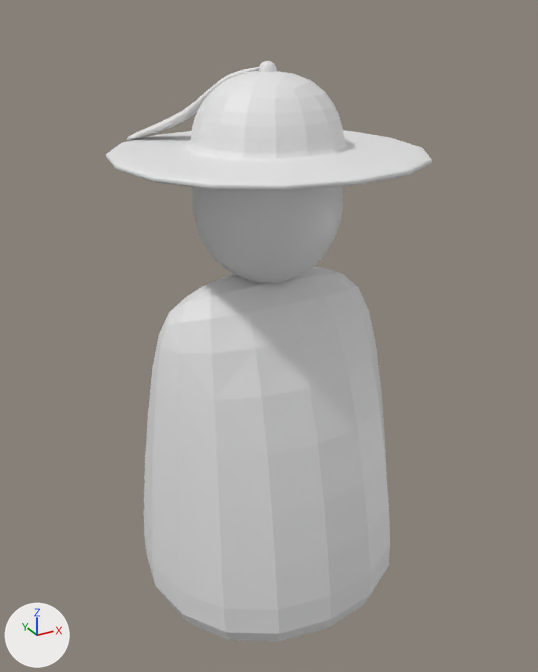
A saved change to the Blender file 모델링 작업/장기말_플레이어.blend.
Camera for both pictures: a camera (50 mm lens) standing at (-1.111, -2.028, 1.976) and looking at (0.004, -0.001, 0.962). Arrows for +X, +Y and +Z are at lower left; the lights stay in place.

Before the edit, the objects in view are built like this:
```python
me_cube_002 = bpy.data.meshes.new('Cube.002')
me_cube_002.from_pydata(...)  # 14 vertices, 13 faces; spans x -0.53..0.53, y -0.516..0.516, z 0.0..1.312
me_cube_004 = bpy.data.meshes.new('Cube.004')
me_cube_004.from_pydata(...)  # 37 vertices, 34 faces; spans x -0.524..0.524, y -0.524..0.524, z 1.559..1.928
# before: 0 (-0.03, -0.03, 1.782), 1 (-0.03, -0.03, 1.842), 2 (-0.03, 0.03, 1.782), 3 (-0.03, 0.03, 1.842), 4 (0.03, -0.03, 1.782)
# before: 5 (0.03, -0.03, 1.842), 6 (0.03, 0.03, 1.782), 7 (0.03, 0.03, 1.842)
me_cube_005 = bpy.data.meshes.new('Cube.005')
me_cube_005.from_pydata(...)  # 21 vertices, 21 faces; spans x -0.361..0.004, y -0.001..0.456, z 1.556..1.825
ob_body = bpy.data.objects.new('body', me_cube_002)
ob_body.location = (0.0, 0.0, 0.0)
_m = ob_body.modifiers.new('Subdivision', 'SUBSURF')
_m.levels = 4
ob_cube_003 = bpy.data.objects.new('Cube.003', me_cube_004)
ob_cube_003.location = (0.0, 0.0, 0.0)
_m = ob_cube_003.modifiers.new('Subdivision', 'SUBSURF')
_m.levels = 4
ob_cube_004 = bpy.data.objects.new('Cube.004', me_cube_005)
ob_cube_004.location = (0.0, 0.0, 0.0)
_m = ob_cube_004.modifiers.new('Subdivision', 'SUBSURF')
_m.levels = 4
# also in view: 'head' at (0.0, 0.0, 1.389)
```
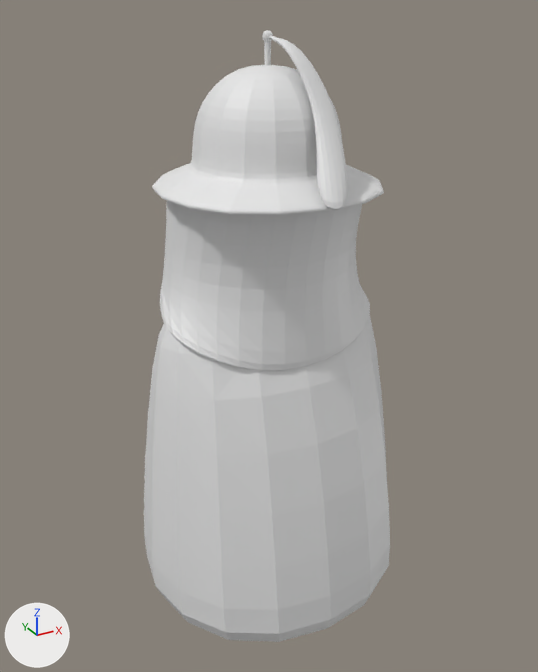
Where the change shows, as pixel boxes [x1, y1, x2, y2] in the pictures (538 x 672 px):
'Cube', added: after [160, 201, 370, 370]
'Cube.003', reshaped (29% narrower, 42% taller): before [106, 61, 432, 191]; after [152, 30, 384, 215]
'Cube.004', reshaped (40% narrower, 133% taller): before [126, 67, 259, 141]; after [269, 36, 348, 210]
part 1 of me_cube_004, rebuilt: before [106, 71, 432, 191]; after [152, 65, 384, 215]
part 2 of me_cube_004, added: after [262, 30, 273, 65]
part 3 of me_cube_004, deleted: before [258, 61, 277, 72]
'head', unchanged, covered by the edit: before [193, 186, 343, 283]

The change, as a diff of the scene's bpy script:
```diff
--- a/모델링 작업/장기말_플레이어.blend.py
+++ b/모델링 작업/장기말_플레이어.blend.py
@@ me_cube_004 @@
 # used by ob_cube_003; location = (0.0, 0.0, 0.0)
 # verts and faces of me_cube_004; kept vertices keep their numbers, new ones are numbered from 37
-me_cube_004.from_pydata(...)  # 37 vertices, 34 faces; spans x -0.524..0.524, y -0.524..0.524, z 1.559..1.928
+me_cube_004.from_pydata(...)  # 53 vertices, 51 faces; spans x -0.383..0.383, y -0.383..0.383, z 1.464..1.921
+# me_cube_004 part 1: the loose piece of 29 vertices spanning x -0.524..0.524, y -0.524..0.524, z 1.559..1.928 is rebuilt with 33 vertices and now spans x -0.383..0.383, y -0.383..0.383, z 1.464..1.88
+# me_cube_004 part 2: a new loose piece of 20 vertices spanning x -0.018..0.018, y -0.018..0.018, z 1.78..1.921
+# me_cube_004 part 3
+delete_vertices([*range(0, 8)])  # with the faces that use them
@@ me_cube_005 @@
 me_cube_005.from_pydata(...)  # 21 vertices, 21 faces; spans x -0.361..0.004, y -0.001..0.456, z 1.556..1.825
 # used by ob_cube_004; location = (0.0, 0.0, 0.0)
-me_cube_005.vertices[0].co = (-0.306, 0.41, 1.556)
-me_cube_005.vertices[1].co = (-0.005, -0.001, 1.82)
-me_cube_005.vertices[2].co = (-0.006, -0.001, 1.825)
-me_cube_005.vertices[3].co = (0.004, 0.005, 1.82)
-me_cube_005.vertices[4].co = (0.003, 0.006, 1.825)
-me_cube_005.vertices[5].co = (-0.01, 0.027, 1.811)
-me_cube_005.vertices[6].co = (-0.01, 0.027, 1.819)
-me_cube_005.vertices[7].co = (-0.022, 0.017, 1.811)
-me_cube_005.vertices[8].co = (-0.023, 0.018, 1.819)
-me_cube_005.vertices[9].co = (-0.068, 0.146, 1.776)
-me_cube_005.vertices[10].co = (-0.111, 0.099, 1.802)
-me_cube_005.vertices[11].co = (-0.066, 0.142, 1.804)
-me_cube_005.vertices[12].co = (-0.113, 0.103, 1.773)
-me_cube_005.vertices[13].co = (-0.199, 0.366, 1.604)
-me_cube_005.vertices[14].co = (-0.294, 0.294, 1.604)
-me_cube_005.vertices[15].co = (-0.361, 0.384, 1.592)
-me_cube_005.vertices[16].co = (-0.266, 0.456, 1.592)
-me_cube_005.vertices[17].co = (-0.11, 0.257, 1.648)
-me_cube_005.vertices[18].co = (-0.182, 0.207, 1.678)
-me_cube_005.vertices[19].co = (-0.115, 0.258, 1.678)
-me_cube_005.vertices[20].co = (-0.183, 0.203, 1.648)
+# me_cube_005 part 4
+me_cube_005.vertices[0].co = (0.002, -0.378, 1.447)
+me_cube_005.vertices[1].co = (0.006, 0.002, 1.907)
+me_cube_005.vertices[2].co = (0.006, 0.001, 1.912)
+me_cube_005.vertices[3].co = (-0.005, 0.0, 1.907)
+me_cube_005.vertices[4].co = (-0.005, -0.002, 1.912)
+me_cube_005.vertices[5].co = (-0.002, -0.022, 1.892)
+me_cube_005.vertices[6].co = (-0.001, -0.025, 1.899)
+me_cube_005.vertices[7].co = (0.014, -0.018, 1.893)
+me_cube_005.vertices[8].co = (0.014, -0.021, 1.9)
+me_cube_005.vertices[9].co = (0.002, -0.109, 1.867)
+me_cube_005.vertices[10].co = (0.06, -0.089, 1.898)
+me_cube_005.vertices[11].co = (0.001, -0.112, 1.895)
+me_cube_005.vertices[12].co = (0.06, -0.087, 1.87)
+me_cube_005.vertices[13].co = (-0.054, -0.302, 1.518)
+me_cube_005.vertices[14].co = (0.061, -0.274, 1.525)
+me_cube_005.vertices[15].co = (0.088, -0.379, 1.493)
+me_cube_005.vertices[16].co = (-0.027, -0.407, 1.486)
+me_cube_005.vertices[17].co = (0.041, -0.208, 1.7)
+me_cube_005.vertices[18].co = (0.126, -0.198, 1.734)
+me_cube_005.vertices[19].co = (0.045, -0.218, 1.729)
+me_cube_005.vertices[20].co = (0.129, -0.186, 1.705)
@@ me_cube @@
+me_cube.from_pydata(...)  # 44 vertices, 33 faces; spans x -0.41..0.41, y -0.316..0.281, z 0.905..1.494
@@ ob_cube @@
+ob_cube = bpy.data.objects.new('Cube', me_cube)
+ob_cube.location = (0.0, 0.0, 0.0)
+_m = ob_cube.modifiers.new('Subdivision', 'SUBSURF')
+_m.levels = 3
```
